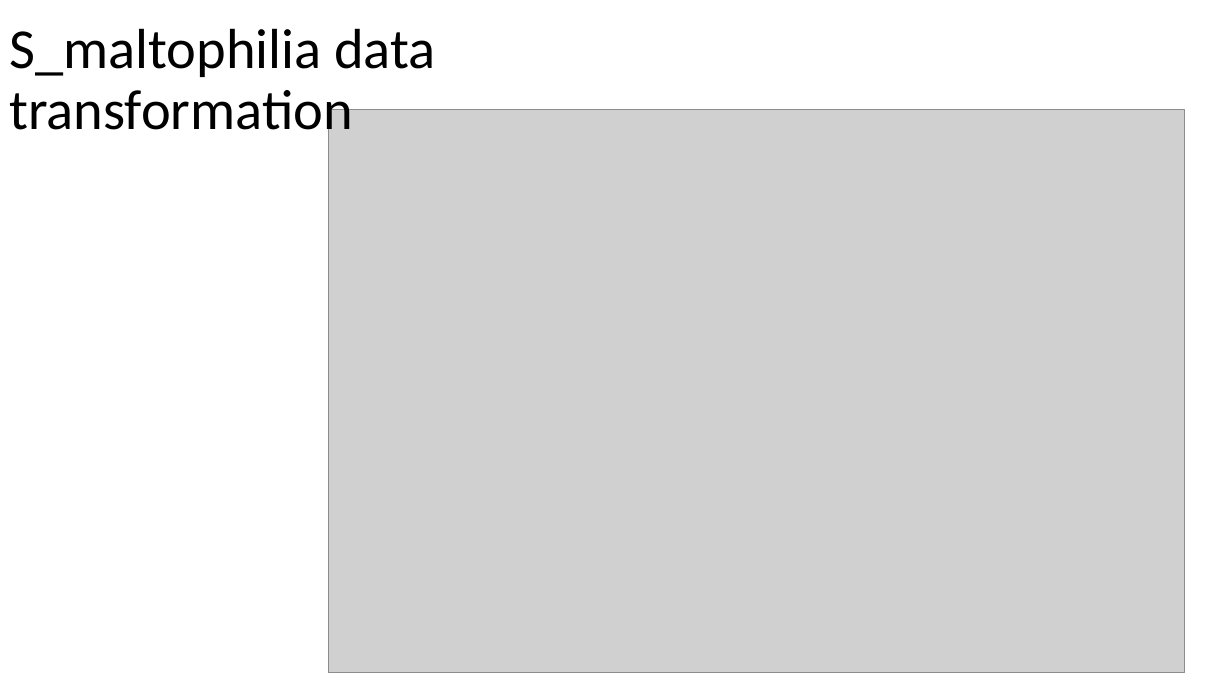
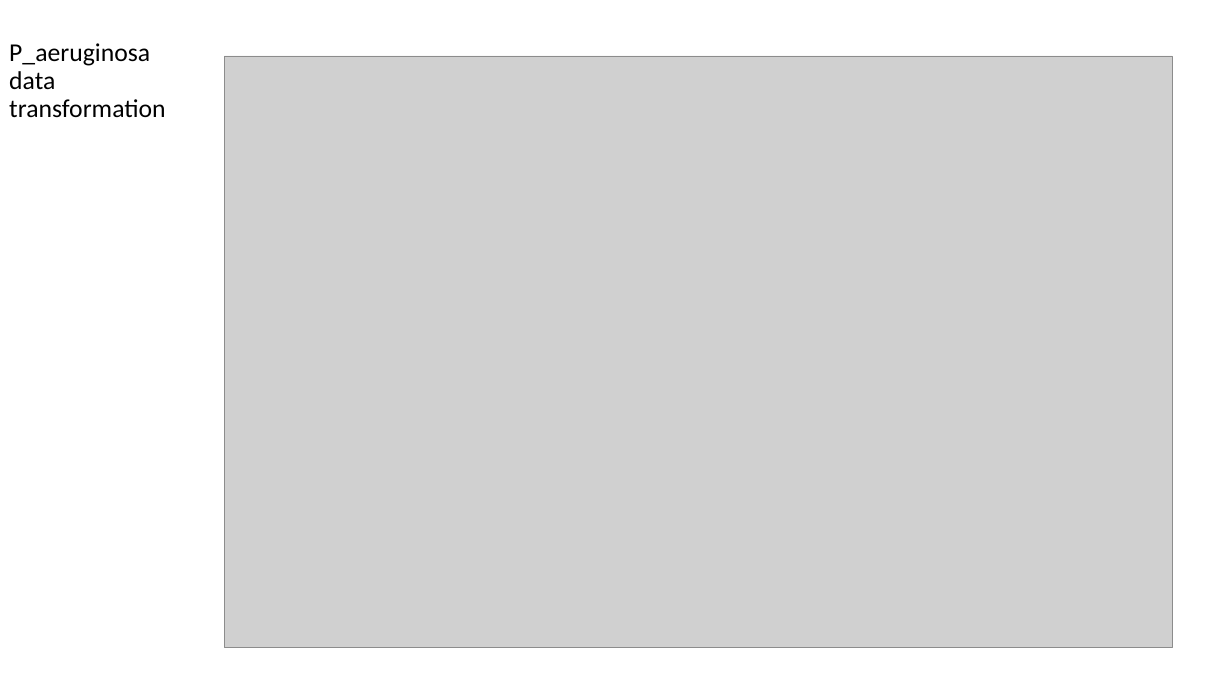
Before and after one commit to microbial-genomics/eytcheson_microplastics, a slide deck: slide 26 of pptx/glm_microplastics_water_v3.pptx (slide 25 before the commit). Drawn at 1232x693 pixels with LibreOffice and Linux fonts; fonts in the diff are those of the drawing; grey boxes stand for pictures. Boxes give left, top, right and bottom in pixels: in the first picture for what was removed or moved away, otherwise in the second. Text is boxed around its words. In the diff, an @@ line names an element or a change of style, - is before the commit and + after.

```diff
--- a/pptx/glm_microplastics_water_v3.pptx
+++ b/pptx/glm_microplastics_water_v3.pptx
@@ title at [9, 43, 165, 117]: text changed; size 44 to 20 pt @@
-S_maltophilia data transformation
+P_aeruginosa data transformation
@@ picture: place and size @@
-picture at [328, 110, 1185, 673]
+picture at [225, 56, 1173, 648]
```
Also in this commit, not shown: 13 other slides changed, 5 slides added, 4 slides removed, 8 other files.
